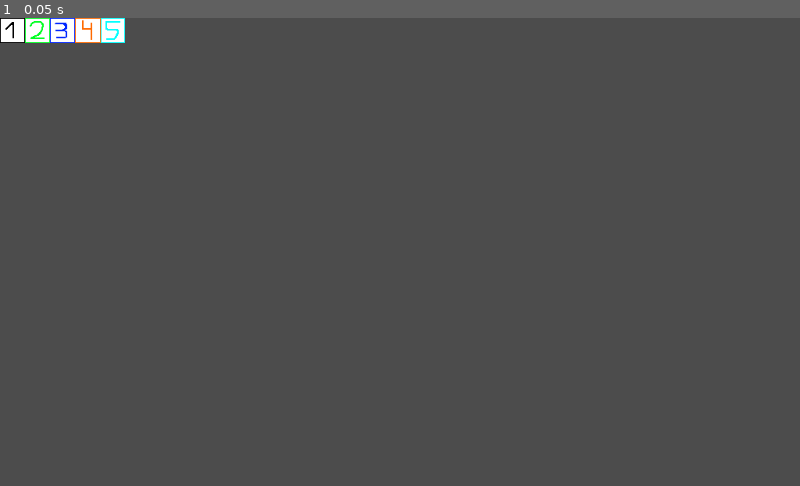
Above: before the commit, frame 1.
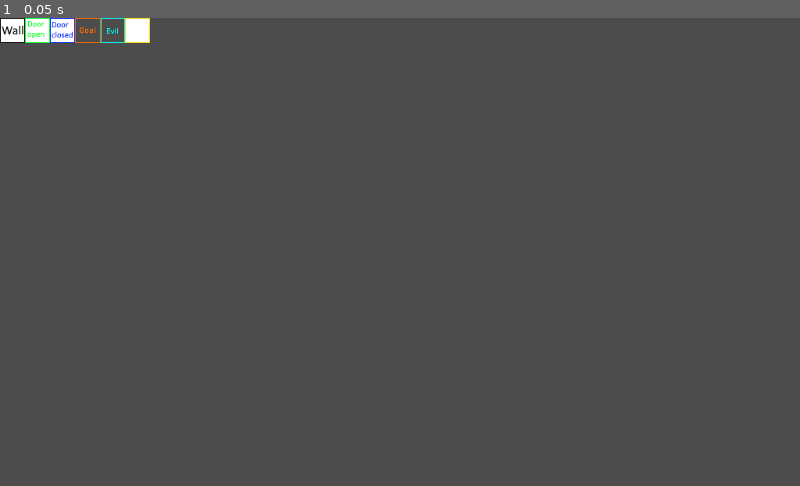
Above: after the commit, the same moment.

Repository: AppleJuiceStudios/LD46
Game: Godot game, scene res://levels/levelTemplate.tscn
The game is run twice, just before and just after one commit, with the same random seed, the same clock (stepped at 60 frames per second) and the same inputs. The project has no main scene, so this scene is started directly.
Inputs:
- Up to frame 1 (0.05 s): no input

The runs differ from the first frame. In frame 1, 0.6% of the frame differs, in the area x 0-19%, y 0-6%.

Commit message:
Adding AI Playground level

Diff:
--- a/LD46/assets/tileset.tres
+++ b/LD46/assets/tileset.tres
@@ -3,7 +3,7 @@
 [ext_resource path="res://assets/spritesheet.png" type="Texture" id=1]
 
 [resource]
-0/name = "tile_dummy5"
+0/name = "tile_evil"
 0/texture = ExtResource( 1 )
 0/tex_offset = Vector2( 0, 0 )
 0/modulate = Color( 1, 1, 1, 1 )
@@ -26,7 +26,7 @@
 0/shape_one_way_margin = 0.0
 0/shapes = [  ]
 0/z_index = 0
-1/name = "tile_dummy1"
+1/name = "tile_wall"
 1/texture = ExtResource( 1 )
 1/tex_offset = Vector2( 0, 0 )
 1/modulate = Color( 1, 1, 1, 1 )
@@ -40,7 +40,7 @@
 1/shape_one_way_margin = 0.0
 1/shapes = [  ]
 1/z_index = 0
-2/name = "tile_dummy2"
+2/name = "tile_door_open"
 2/texture = ExtResource( 1 )
 2/tex_offset = Vector2( 0, 0 )
 2/modulate = Color( 1, 1, 1, 1 )
@@ -54,7 +54,7 @@
 2/shape_one_way_margin = 0.0
 2/shapes = [  ]
 2/z_index = 0
-3/name = "tile_dummy3"
+3/name = "tile_door_closed"
 3/texture = ExtResource( 1 )
 3/tex_offset = Vector2( 0, 0 )
 3/modulate = Color( 1, 1, 1, 1 )
@@ -68,7 +68,7 @@
 3/shape_one_way_margin = 0.0
 3/shapes = [  ]
 3/z_index = 0
-4/name = "tile_dummy4"
+4/name = "tile_goal"
 4/texture = ExtResource( 1 )
 4/tex_offset = Vector2( 0, 0 )
 4/modulate = Color( 1, 1, 1, 1 )
@@ -82,3 +82,17 @@
 4/shape_one_way_margin = 0.0
 4/shapes = [  ]
 4/z_index = 0
+5/name = "tile_floor"
+5/texture = ExtResource( 1 )
+5/tex_offset = Vector2( 0, 0 )
+5/modulate = Color( 1, 1, 1, 1 )
+5/region = Rect2( 0, 32, 32, 32 )
+5/tile_mode = 0
+5/occluder_offset = Vector2( 0, 0 )
+5/navigation_offset = Vector2( 0, 0 )
+5/shape_offset = Vector2( 0, 0 )
+5/shape_transform = Transform2D( 1, 0, 0, 1, 0, 0 )
+5/shape_one_way = false
+5/shape_one_way_margin = 0.0
+5/shapes = [  ]
+5/z_index = 0
--- /dev/null
+++ b/LD46/levels/ai_playground.tscn
@@ -0,0 +1,15 @@
+[gd_scene load_steps=2 format=2]
+
+[ext_resource path="res://assets/tileset.tres" type="TileSet" id=1]
+
+[node name="Node2D" type="Node2D"]
+
+[node name="Navigation2D" type="Navigation2D" parent="."]
+
+[node name="TileMap" type="TileMap" parent="Navigation2D"]
+tile_set = ExtResource( 1 )
+cell_size = Vector2( 32, 32 )
+cell_quadrant_size = 32
+cell_custom_transform = Transform2D( 32, 0, 0, 32, 0, 0 )
+format = 1
+tile_data = PoolIntArray( 0, 1, 0, 1, 1, 0, 2, 1, 0, 3, 1, 0, 4, 1, 0, 5, 1, 0, 6, 1, 0, 7, 1, 0, 8, 1, 0, 9, 1, 0, 10, 1, 0, 11, 1, 0, 12, 1, 0, 13, 1, 0, 65536, 1, 0, 65537, 4, 0, 65539, 1, 0, 65543, 2, 0, 65546, 3, 0, 65549, 1, 0, 131072, 1, 0, 131075, 1, 0, 131079, 1, 0, 131082, 1, 0, 131085, 1, 0, 196608, 1, 0, 196611, 1, 0, 196612, 1, 0, 196613, 1, 0, 196614, 1, 0, 196615, 1, 0, 196618, 1, 0, 196621, 1, 0, 262144, 1, 0, 262147, 1, 0, 262154, 1, 0, 262157, 1, 0, 327680, 1, 0, 327683, 1, 0, 327685, 1, 0, 327686, 1, 0, 327687, 1, 0, 327688, 1, 0, 327689, 1, 0, 327690, 1, 0, 327693, 1, 0, 393216, 1, 0, 393219, 1, 0, 393220, 2, 0, 393221, 1, 0, 393223, 1, 0, 393229, 1, 0, 458752, 1, 0, 458759, 1, 0, 458765, 1, 0, 524288, 1, 0, 524295, 3, 0, 524300, 0, 0, 524301, 1, 0, 589824, 1, 0, 589825, 1, 0, 589826, 1, 0, 589827, 1, 0, 589828, 1, 0, 589829, 1, 0, 589830, 1, 0, 589831, 1, 0, 589832, 1, 0, 589833, 1, 0, 589834, 1, 0, 589835, 1, 0, 589836, 1, 0, 589837, 1, 0 )
--- a/LD46/levels/levelTemplate.tscn
+++ b/LD46/levels/levelTemplate.tscn
@@ -11,4 +11,4 @@
 cell_size = Vector2( 32, 32 )
 cell_quadrant_size = 32
 format = 1
-tile_data = PoolIntArray( 0, 1, 0, 1, 2, 0, 2, 3, 0, 3, 4, 0, 4, 0, 0 )
+tile_data = PoolIntArray( 0, 1, 0, 1, 2, 0, 2, 3, 0, 3, 4, 0, 4, 0, 0, 5, 5, 0 )
Binary file changed: LD46/assets/spritesheet.png
